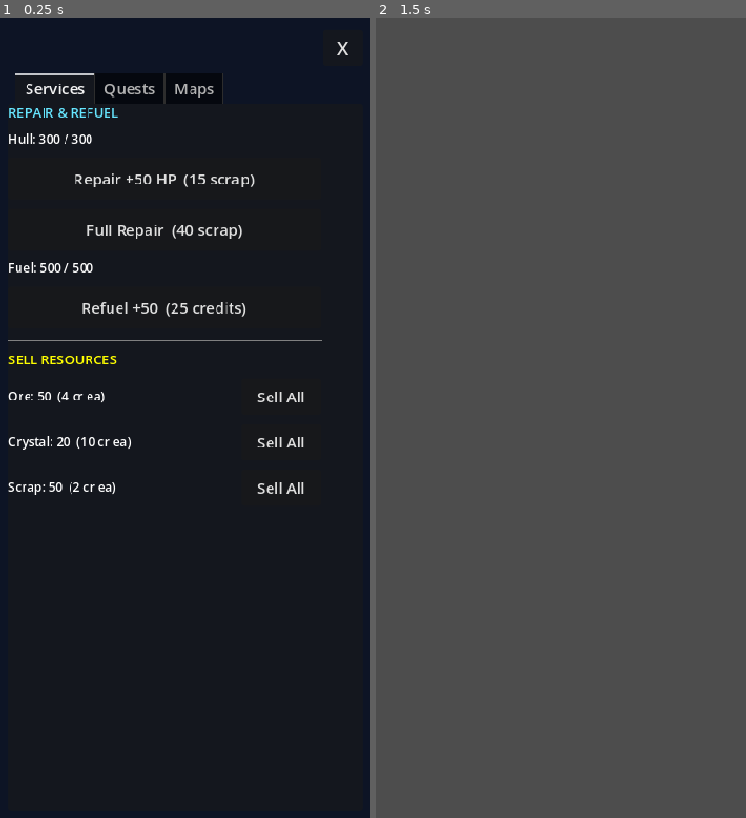
Above: before the commit, frames 1-2 (left to right).
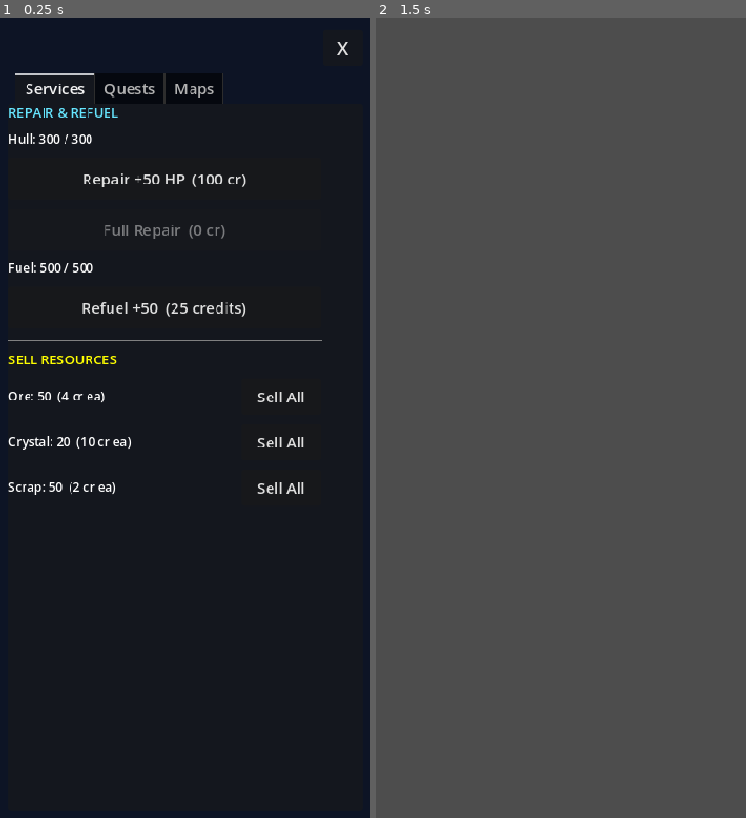
Above: after the commit, the same moments.

Repository: ichizh8/space-game-rt
Game: Godot game, scene res://scenes/station_menu.tscn
Two runs of this game, one before a commit and one after it. Both use one fixed random seed, a clock stepped at 60 frames per second and the inputs below. This scene is started directly instead of the project's main scene.
Inputs (mouse positions are in pixels of both pictures, inside the frame that each line leads up to):
- Up to frame 1 (0.25 s): no input
- Up to frame 2 (1.5 s): click (538, 178) at 0.5 s, where only the run before the commit has a clickable "Repair +50 HP (15 scrap)"; tap Enter at 1.25 s; move the mouse to (642, 378) at 1.27 s; click (642, 378) at 1.42 s

The runs differ from the first frame. In frame 1, 0.7% of the frame differs, in the area x 20-69%, y 19-28%; in frame 2, nothing differs.

Commit message:
v47: station/planet repair costs credits instead of scrap

Diff:
--- a/scripts/planet_menu.gd
+++ b/scripts/planet_menu.gd
@@ -387,9 +387,9 @@
 	vbox.add_child(hull_lbl)
 
 	var repair_btn := Button.new()
-	repair_btn.text = "Repair +50 HP  (cost: 15 scrap)"
+	repair_btn.text = "Repair +50 HP  (100 cr)"
 	repair_btn.custom_minimum_size.y = 40
-	repair_btn.disabled = not GameState.has_resources({"scrap": 15})
+	repair_btn.disabled = GameState.credits < 100
 	repair_btn.pressed.connect(_on_service_repair)
 	vbox.add_child(repair_btn)
 
@@ -508,7 +508,9 @@
 
 
 func _on_service_repair() -> void:
-	if GameState.remove_resource("scrap", 15):
+	if GameState.credits >= 100:
+		GameState.credits -= 100
+		GameState.credits_changed.emit(GameState.credits)
 		GameState.heal(50.0)
 		_refresh_services()
 
--- a/scripts/station_menu.gd
+++ b/scripts/station_menu.gd
@@ -102,21 +102,27 @@
 	vbox.add_child(hull_lbl)
 
 	var repair_btn := Button.new()
-	repair_btn.text = "Repair +50 HP  (15 scrap)"
+	repair_btn.text = "Repair +50 HP  (100 cr)"
 	repair_btn.custom_minimum_size.y = 44
-	repair_btn.disabled = not GameState.has_resources({"scrap": 15})
+	repair_btn.disabled = GameState.credits < 100
 	repair_btn.pressed.connect(func():
-		if GameState.remove_resource("scrap", 15):
+		if GameState.credits >= 100:
+			GameState.credits -= 100
+			GameState.credits_changed.emit(GameState.credits)
 			GameState.heal(50.0)
 			_on_close())
 	vbox.add_child(repair_btn)
 
 	var full_repair_btn := Button.new()
-	full_repair_btn.text = "Full Repair  (40 scrap)"
+	var full_repair_cost: int = maxi(0, int((GameState.max_hull - GameState.hull) * 2.5))
+	full_repair_btn.text = "Full Repair  (%d cr)" % full_repair_cost
 	full_repair_btn.custom_minimum_size.y = 44
-	full_repair_btn.disabled = not GameState.has_resources({"scrap": 40})
+	full_repair_btn.disabled = GameState.credits < full_repair_cost or GameState.hull >= GameState.max_hull
 	full_repair_btn.pressed.connect(func():
-		if GameState.remove_resource("scrap", 40):
+		var cost: int = maxi(0, int((GameState.max_hull - GameState.hull) * 2.5))
+		if GameState.credits >= cost and GameState.hull < GameState.max_hull:
+			GameState.credits -= cost
+			GameState.credits_changed.emit(GameState.credits)
 			GameState.heal(GameState.max_hull)
 			_on_close())
 	vbox.add_child(full_repair_btn)
Not shown, changed: web-export/index.html
Not shown, changed: web-export/index.pck
